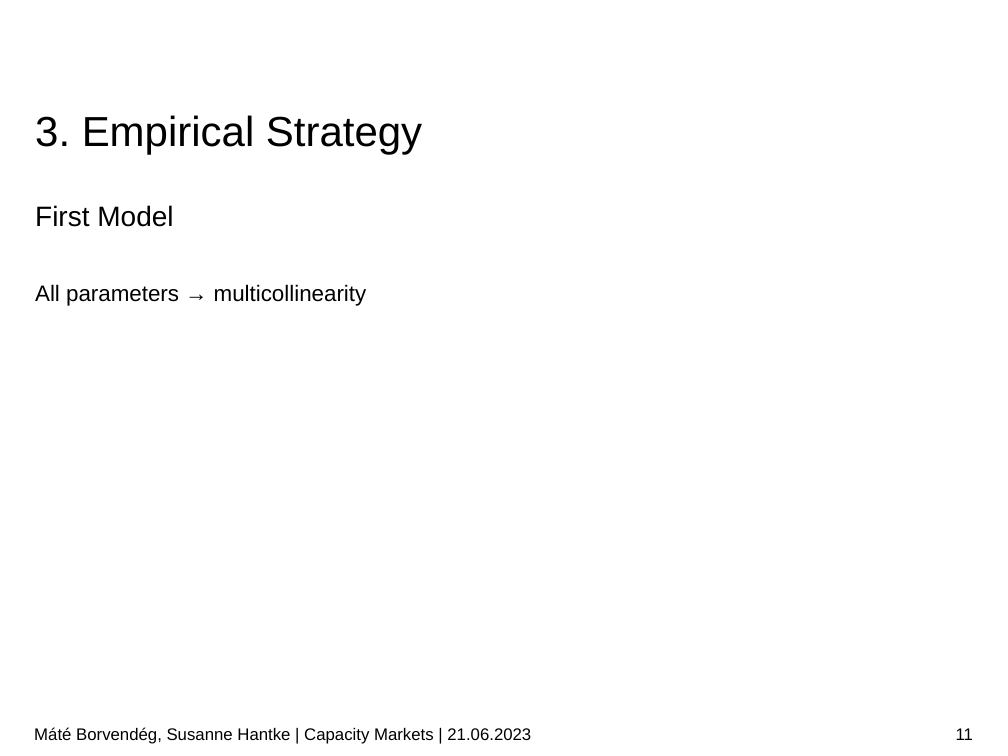
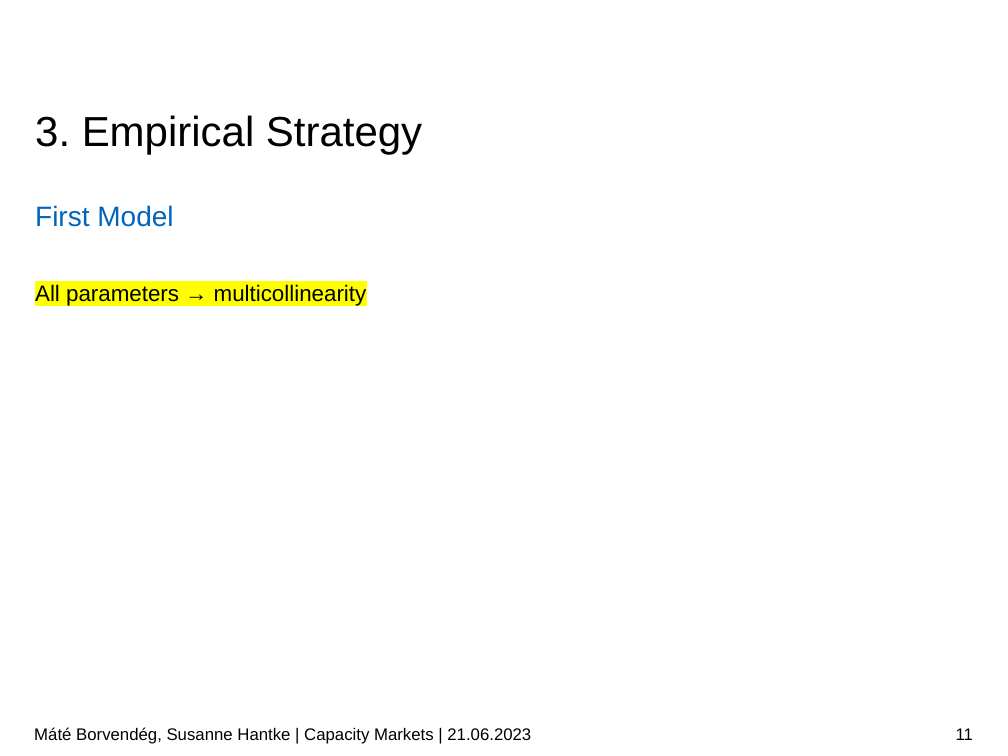
Before and after one commit to borvendegmate/tum_power_system_economics, a slide deck: slide 11 of Final_Presentation_Borvendeg_Hantke.pptx. Drawn at 1008x756 pixels with LibreOffice and Linux fonts; fonts in the diff are those of the drawing; background and template pictures are left out. Boxes give left, top, right and bottom in pixels: in the first picture for what was removed or moved away, otherwise in the second. Text is boxed around its words. In the diff, an @@ line names an element or a change of style, - is before the commit and + after.

```diff
--- a/Final_Presentation_Borvendeg_Hantke.pptx
+++ b/Final_Presentation_Borvendeg_Hantke.pptx
@@ text "First Model" at <box>35,205,173,227</box>: text colour #000000 to #0065BD @@
@@ text "All parameters → multicollinearity" at <box>35,284,367,306</box>: highlight none to #FFFF00 @@
```
Also in this commit, not shown: 11 other slides changed.
